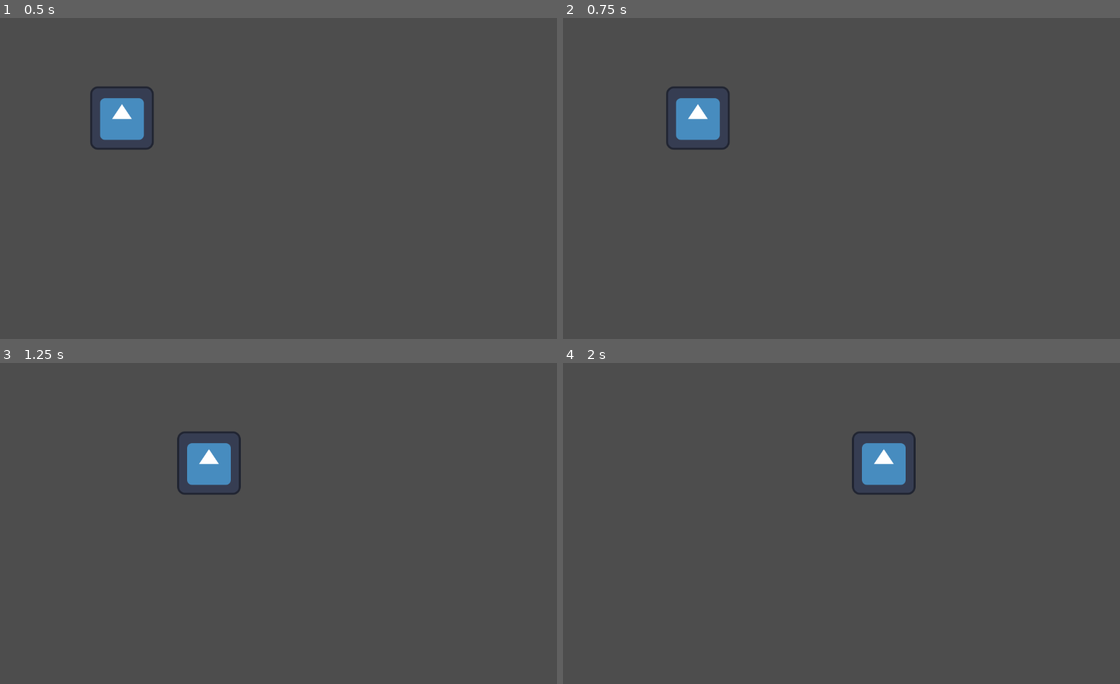
Above: before the commit, frames 1-4 (two rows, left to right).
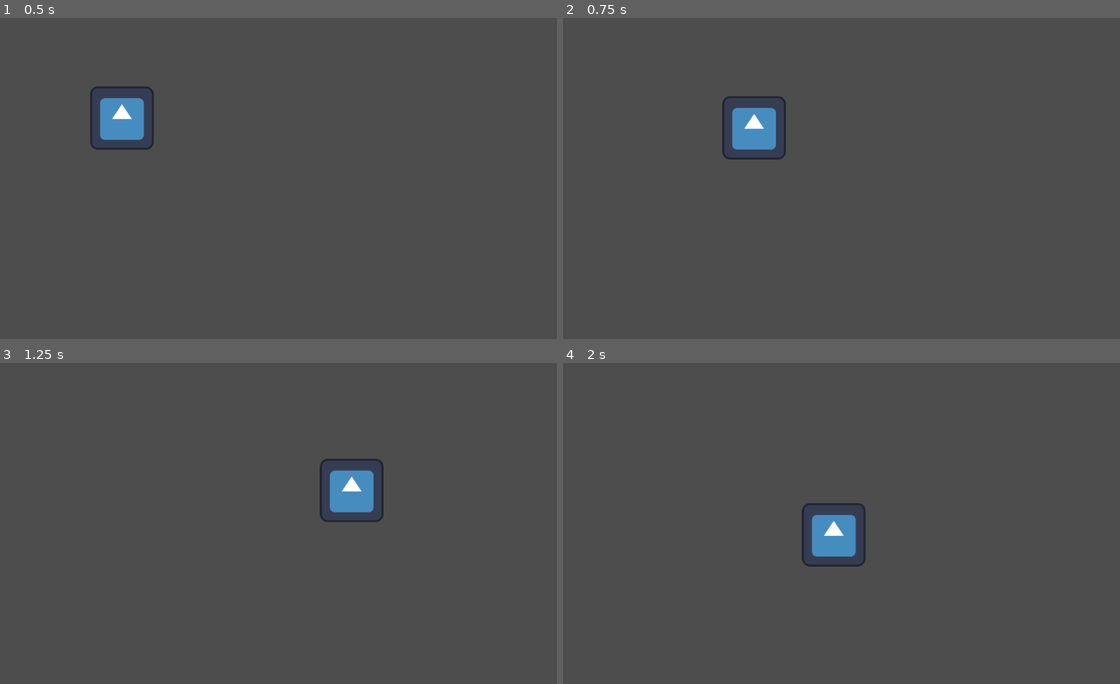
Above: after the commit, the same moments.

Repository: Ninesliced/globalgamejam2025
Game: Godot game, scene res://scenes/main.tscn
Two runs of this game, one before a commit and one after it. Both use one fixed random seed, a clock stepped at 60 frames per second and the inputs below. The engine's default icon, where the game draws it, is replaced by a stand-in: a white triangle on a blue panel in a dark square.
Inputs (mouse positions are in pixels of both pictures, inside the frame that each line leads up to):
- Up to frame 1 (0.5 s): no input
- Up to frame 2 (0.75 s): tap Enter (ui_accept) at 0.5 s; move the mouse to (958, 162) at 0.52 s; hold Right (ui_right) from 0.53 s (still down); right-click (958, 162) at 0.6 s
- Up to frame 3 (1.25 s): keep holding Right (ui_right); tap Enter (ui_accept) at 0.77 s
- Up to frame 4 (2 s): keep holding Right (ui_right); move the mouse to (718, 539) at 1.27 s; right-click (718, 539) at 1.35 s; tap Enter (ui_accept) at 1.52 s

Frame 1 is identical in both runs. In frame 2, 2.6% of the frame differs, in the area x 18-41%, y 21-45%; in frame 3, 2.6%; in frame 4, 2.7%, in the area x 42-64%, y 21-64%.

Commit message:
ADD dash component

Diff:
--- a/project.godot
+++ b/project.godot
@@ -27,6 +27,11 @@
 , Object(InputEventJoypadButton,"resource_local_to_scene":false,"resource_name":"","device":-1,"button_index":6,"pressure":0.0,"pressed":false,"script":null)
 ]
 }
+dash={
+"deadzone": 0.5,
+"events": [Object(InputEventMouseButton,"resource_local_to_scene":false,"resource_name":"","device":-1,"window_id":0,"alt_pressed":false,"shift_pressed":false,"ctrl_pressed":false,"meta_pressed":false,"button_mask":0,"position":Vector2(0, 0),"global_position":Vector2(0, 0),"factor":1.0,"button_index":2,"canceled":false,"pressed":false,"double_click":false,"script":null)
+]
+}
 
 [rendering]
 
--- /dev/null
+++ b/scenes/actors/player/components/dash_component.gd
@@ -0,0 +1,37 @@
+extends Node2D
+
+var player : Player = null
+var velocity = Vector2(0, 0)
+
+enum DashMode {
+	EIGHT_WAY,
+	MOUSE,
+}
+
+@export var dash_consumption = 10
+@export var dash_force = 1000
+@export var dash_mode : DashMode = DashMode.MOUSE
+func _ready():
+	var parent = get_parent()
+	if parent is Player:
+		player = parent
+	else:
+		assert(false, "dash component must be a child of Player")
+	pass
+
+
+func _process(delta):
+	pass
+
+func _physics_process(delta):
+	if Input.is_action_just_pressed("dash"):
+		player.velocity = dash(player.velocity)
+	pass
+
+func dash(velocity) -> Vector2:
+	var vec = Vector2(0, 0)
+	if dash_mode == DashMode.MOUSE:
+		var mouse_position = get_global_mouse_position()
+		vec = (mouse_position - player.global_position).normalized()
+	return velocity + vec * dash_force
+	pass
--- a/scenes/actors/player/player.tscn
+++ b/scenes/actors/player/player.tscn
@@ -1,8 +1,9 @@
-[gd_scene load_steps=6 format=3 uid="uid://bhbpuedpj1d3l"]
+[gd_scene load_steps=7 format=3 uid="uid://bhbpuedpj1d3l"]
 
 [ext_resource type="Script" path="res://scenes/actors/player/player.gd" id="1_brhlp"]
 [ext_resource type="Texture2D" uid="uid://03ulstrdc4rm" path="res://icon.svg" id="2_k7f04"]
 [ext_resource type="PackedScene" uid="uid://lfbg6v5hsa05" path="res://scenes/actors/player/components/movement_controller.tscn" id="3_sfvb3"]
+[ext_resource type="Script" path="res://scenes/actors/player/components/dash_component.gd" id="4_5qxf7"]
 
 [sub_resource type="RectangleShape2D" id="RectangleShape2D_gs3qp"]
 
@@ -27,3 +28,6 @@
 sprite_frames = SubResource("SpriteFrames_ywf2e")
 
 [node name="MovementController" parent="." instance=ExtResource("3_sfvb3")]
+
+[node name="DashComponent" type="Node2D" parent="."]
+script = ExtResource("4_5qxf7")
